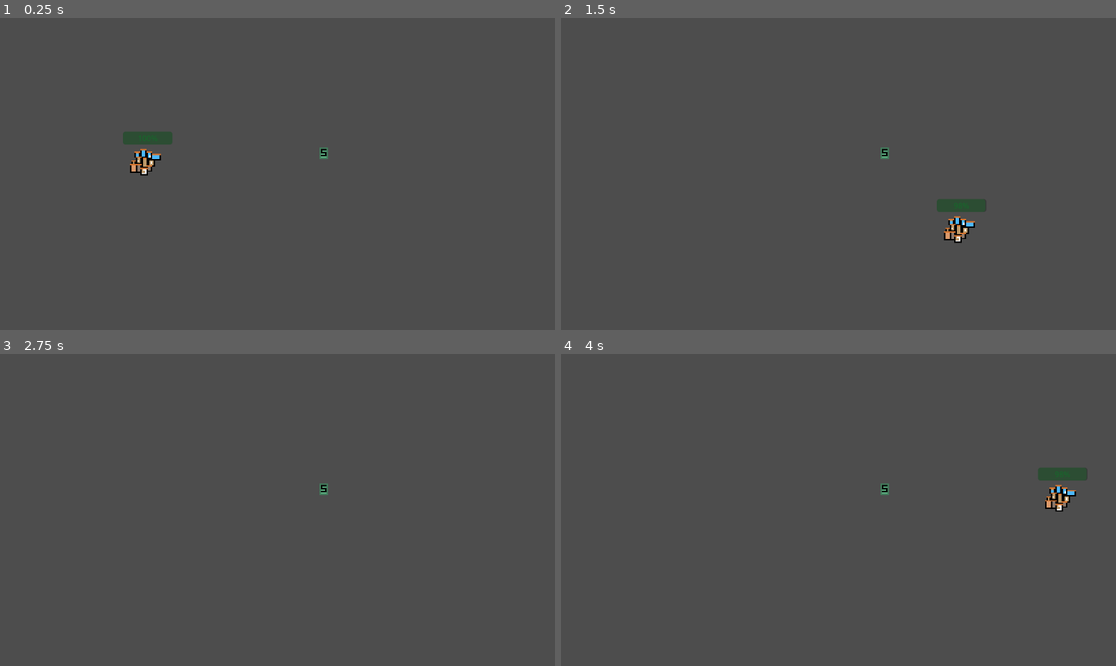
Above: before the commit, frames 1-4 (two rows, left to right).
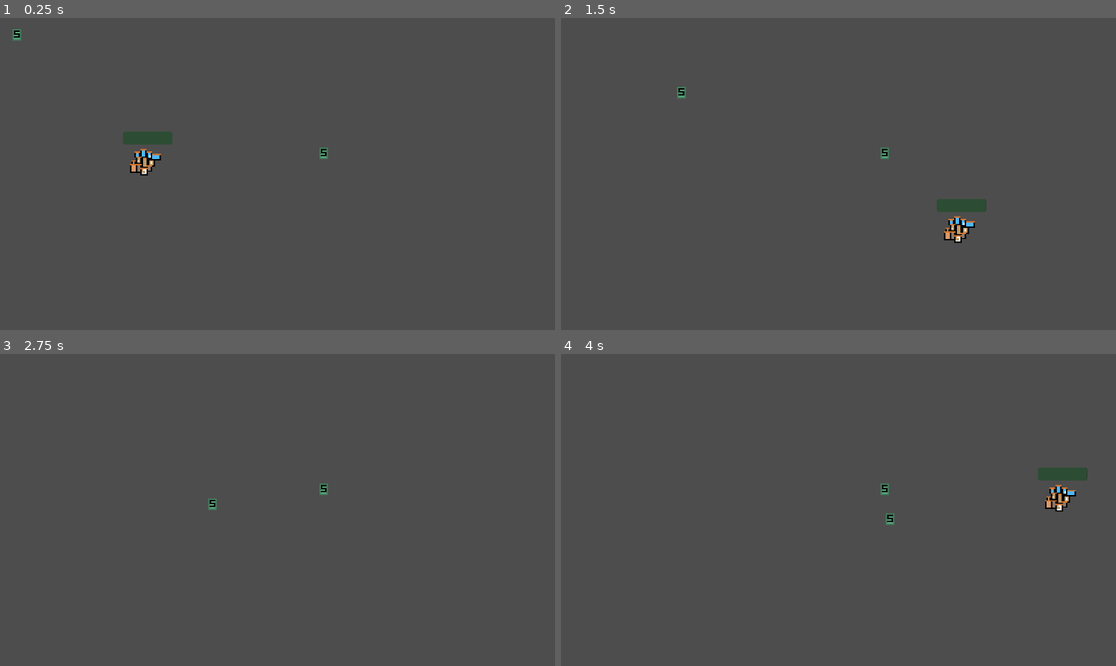
Above: after the commit, the same moments.

Repository: fabriziocasillas/gentrifuego
Game: Godot game, scene res://escenas/bullethell.tscn
Same seed, same stepped clock (60 frames per second), same inputs: the game is played once before the commit and once after it.
Inputs:
- Up to frame 1 (0.25 s): no input
- Up to frame 2 (1.5 s): tap Enter at 0.5 s; hold D (move_right) 0.53-1.28 s; hold S (move_down) from 1.28 s (still down)
- Up to frame 3 (2.75 s): release S (move_down) at 2.03 s; hold D (move_right) from 2.03 s (still down)
- Up to frame 4 (4 s): release D (move_right) at 2.78 s; hold W (move_up) 2.78-3.53 s; hold A (move_left) from 3.53 s (still down)

The runs differ from the first frame. In frame 1, less than 0.1% of the frame differs, in the area x 2-4%, y 3-8%; in frame 2, less than 0.1%, in the area x 20-23%, y 22-26%; in frame 3, less than 0.1%; in frame 4, less than 0.1%.

Commit message:
:sparkles: added homing bullets

Diff:
--- a/escenas/game.gd
+++ b/escenas/game.gd
@@ -1,6 +1,9 @@
 extends Node2D
-func _spawn_mob():
-	var mob_scene = preload("res://escenas/mob.tscn")
-	var mob = mob_scene.instantiate()
+
+func _ready():
+	spawn_mob()
+
+func spawn_mob():
+	var mob = preload("res://escenas/mob.tscn").instantiate()
 	mob.player = $Player
 	add_child(mob)
--- a/escenas/player.tscn
+++ b/escenas/player.tscn
@@ -25,6 +25,7 @@
 offset_bottom = -33.0
 max_value = 3.0
 value = 3.0
+show_percentage = false
 
 [node name="HurtBox" type="Area2D" parent="."]
 unique_name_in_owner = true
--- a/scripts/mob.gd
+++ b/scripts/mob.gd
@@ -6,11 +6,13 @@
 var health = 3
 var player: CharacterBody2D
 
-
 func _ready() -> void:
+	print($Player)
 	disappear_after_delay()
 
 func _physics_process(delta):
+	print($Player)
+
 	if player:
 		var direction = global_position.direction_to(player.global_position)
 		velocity = direction * 200.0
